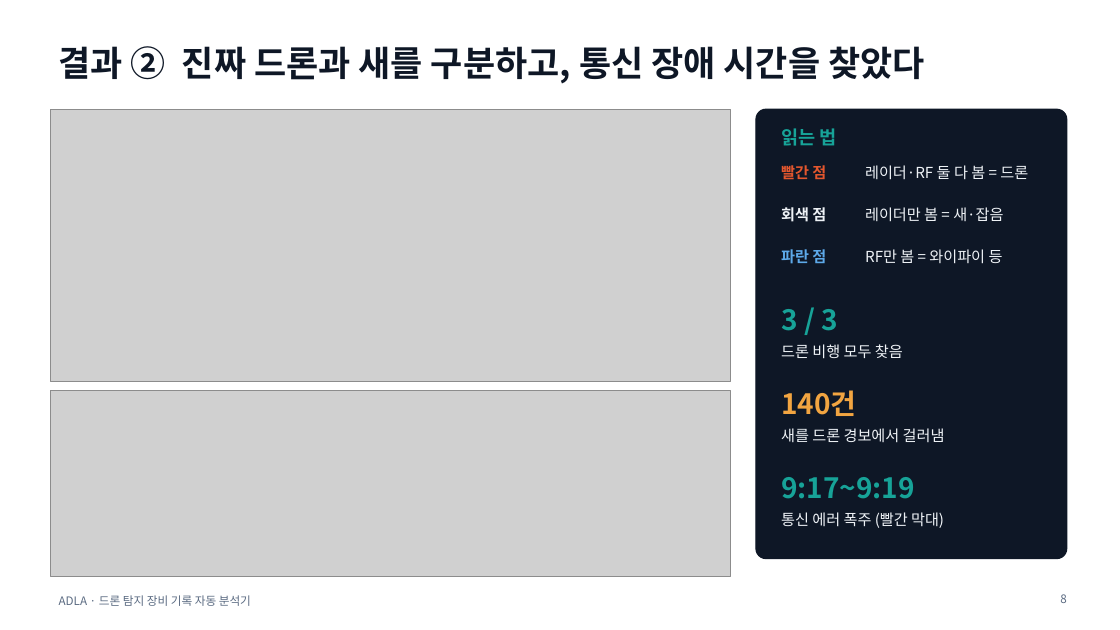
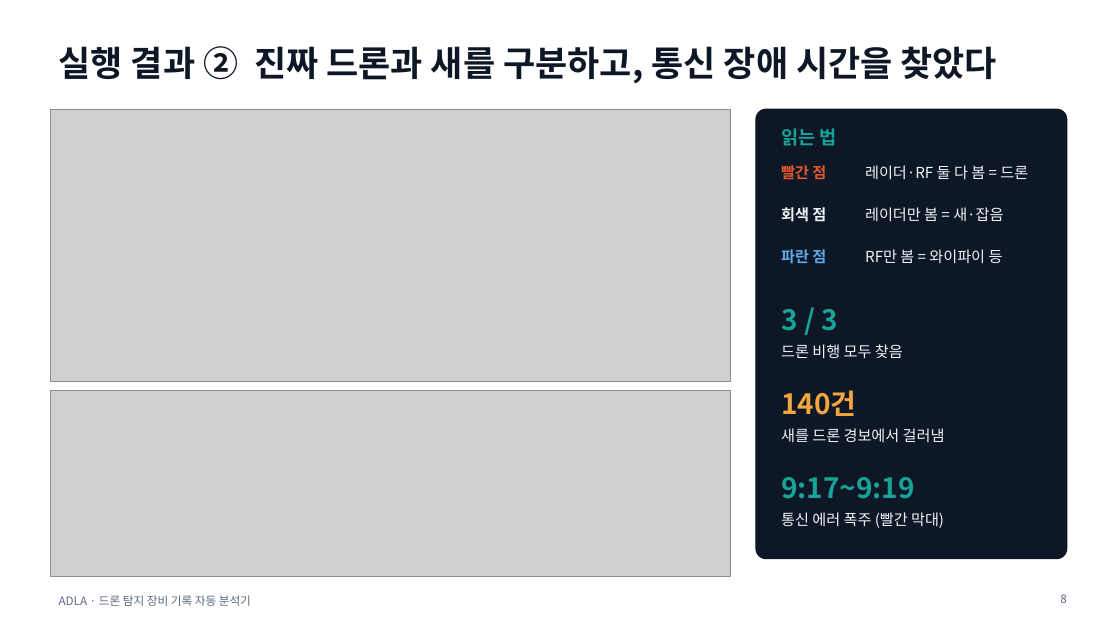
Before and after one commit to taeseokyoon/antidrone-log-analyzer, a slide deck: slide 8 of docs/ADLA_presentation.pptx. Drawn at 1120x630 pixels with LibreOffice and Linux fonts; fonts in the diff are those of the drawing; grey boxes stand for pictures. Boxes give left, top, right and bottom in pixels: in the first picture for what was removed or moved away, otherwise in the second. Text is boxed around its words. In the diff, an @@ line names an element or a change of style, - is before the commit and + after.

```diff
--- a/docs/ADLA_presentation.pptx
+++ b/docs/ADLA_presentation.pptx
@@ title at (59,46,998,84): text changed @@
-결과 ② 진짜 드론과 새를 구분하고, 통신 장애 시간을 찾았다
+실행 결과 ② 진짜 드론과 새를 구분하고, 통신 장애 시간을 찾았다
```
Also in this commit, not shown: 4 other slides changed, 1 other file.
